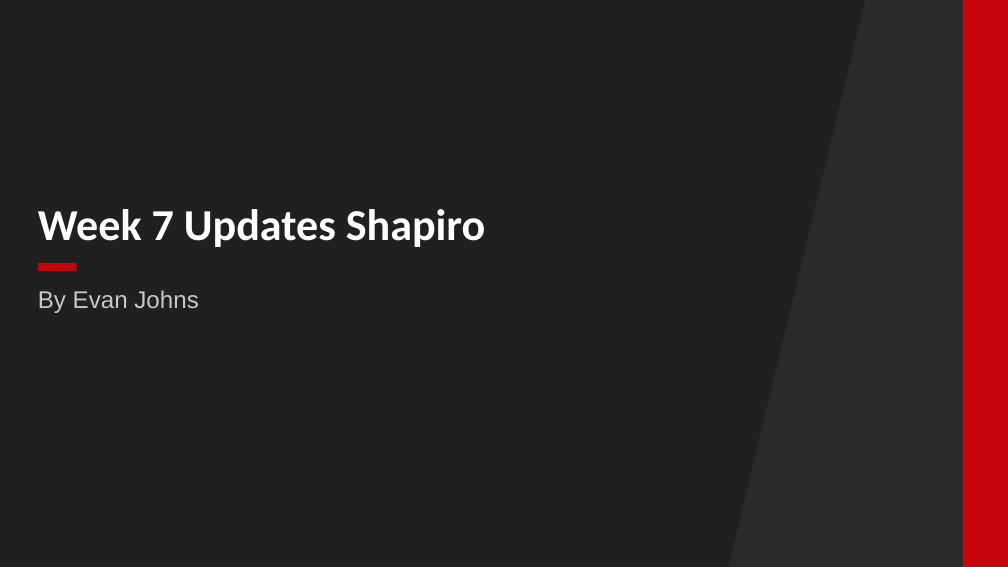
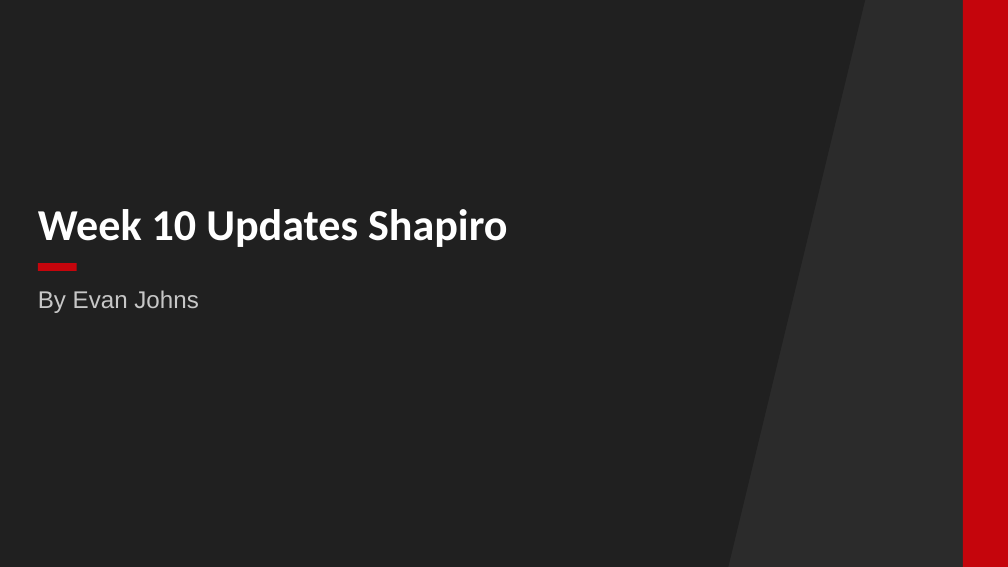
Before and after one commit to EDJohns/2025-Dinh-Lab-Research-Project, a slide deck: slide 1 of Shapiro 2025 Project/Weekly Updates/Week 7 Updates.pptx. Drawn at 1008x567 pixels with LibreOffice and Linux fonts; fonts in the diff are those of the drawing; background and template pictures are left out; a plain dark background stands for a picture behind light text. Boxes give left, top, right and bottom in pixels: in the first picture for what was removed or moved away, otherwise in the second. Text is boxed around its words. In the diff, an @@ line names an element or a change of style, - is before the commit and + after.

```diff
--- a/Shapiro 2025 Project/Weekly Updates/Week 7 Updates.pptx
+++ b/Shapiro 2025 Project/Weekly Updates/Week 7 Updates.pptx
@@ title at (38, 209, 507, 247): text changed @@
-Week 7 Updates Shapiro
+Week 10 Updates Shapiro
```
Also in this commit, not shown: 7 slides added, 19 slides removed, 8 other files.
